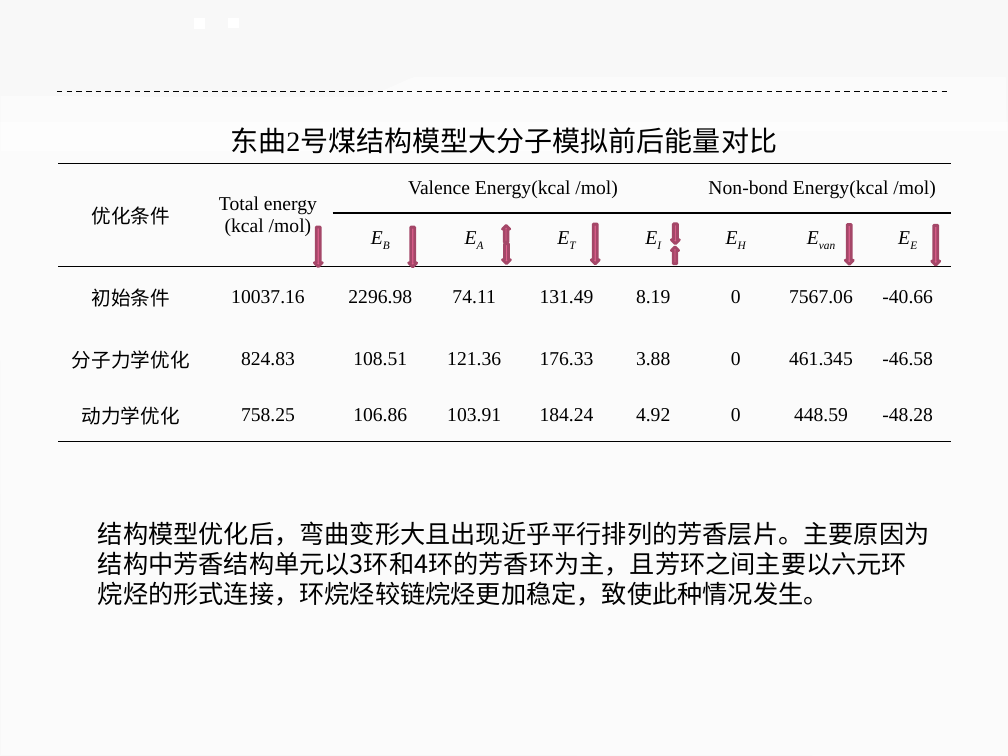
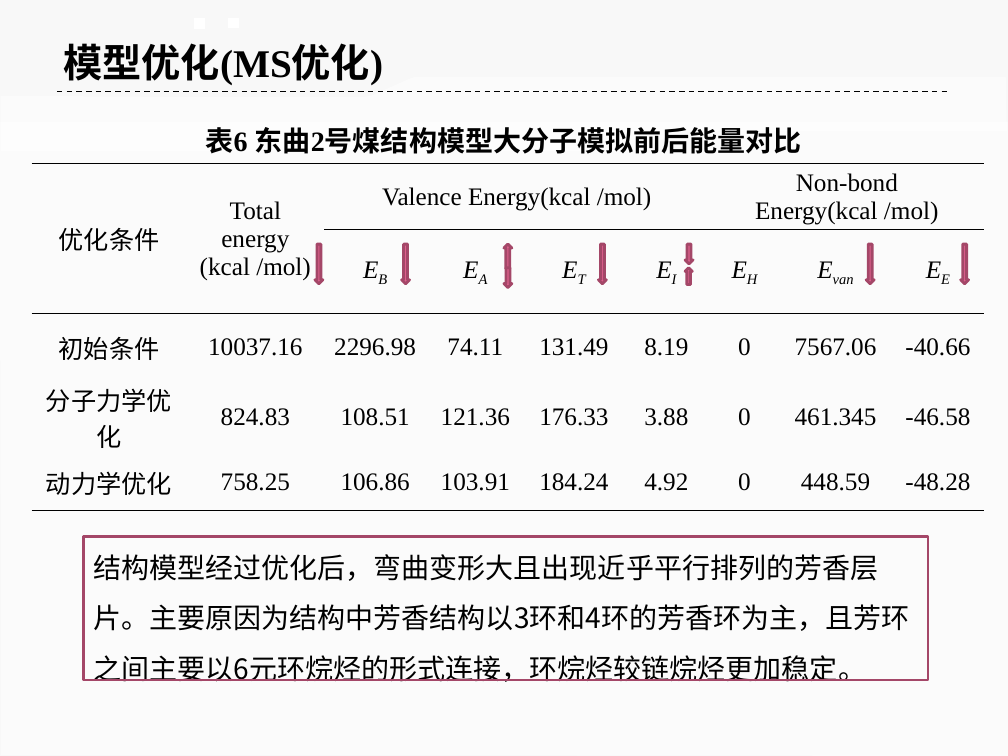
Before and after one commit to ilvcr/GraduationProject, a slide deck: slide 21 of ppt/yoghourtppt.pptx (slide 22 before the commit). Drawn at 1008x756 pixels with LibreOffice and Linux fonts; fonts in the diff are those of the drawing. Boxes give left, top, right and bottom in pixels: in the first picture for what was removed or moved away, otherwise in the second. Text is boxed around its words. In the diff, an @@ line names an element or a change of style, - is before the commit and + after.

```diff
--- a/ppt/yoghourtppt.pptx
+++ b/ppt/yoghourtppt.pptx
@@ text added at [63,43,383,85], 28 pt, text #000000, bold @@
+模型优化(MS优化)
@@ text at [206,127,802,154]: text changed; bold on @@
-东曲2号煤结构模型大分子模拟前后能量对比
+表6 东曲2号煤结构模型大分子模拟前后能量对比
@@ table at [31,163,985,499] @@
@@ size 14 to 18 pt @@
@@ table: place and size @@
-table at [58,163,952,442]
+table at [31,163,985,499]
@@ down arrow: place and size @@
-down arrow at [314,227,323,266]
+down arrow at [314,244,323,283]
@@ down arrow: place and size @@
-down arrow at [409,227,417,266]
+down arrow at [401,244,409,283]
@@ down arrow: place and size @@
-down arrow at [503,244,511,264]
+down arrow at [504,268,512,288]
@@ up arrow: place and size @@
-up arrow at [503,226,510,243]
+up arrow at [504,244,512,268]
@@ down arrow: place and size @@
-down arrow at [592,224,600,263]
+down arrow at [599,244,607,283]
@@ down arrow: place and size @@
-down arrow at [671,224,679,244]
+down arrow at [685,244,694,264]
@@ up arrow: place and size @@
-up arrow at [671,247,678,264]
+up arrow at [685,268,692,285]
@@ down arrow: place and size @@
-down arrow at [846,225,854,264]
+down arrow at [866,244,874,283]
@@ down arrow: place and size @@
-down arrow at [931,226,939,265]
+down arrow at [961,244,969,283]
@@ rectangle added at [84,536,928,679], outline #A44768 2 pt @@
@@ text at [93,554,910,682]: text changed; size 18 to 20 pt @@
-结构模型优化后，弯曲变形大且出现近乎平行排列的芳香层片。主要原因为结构中芳香结构单元以3环和4环的芳香环为主，且芳环之间主要以六元环烷烃的形式连接，环烷烃较链烷烃更加稳定，致使此种情况发生。
+结构模型经过优化后，弯曲变形大且出现近乎平行排列的芳香层片。主要原因为结构中芳香结构以3环和4环的芳香环为主，且芳环之间主要以6元环烷烃的形式连接，环烷烃较链烷烃更加稳定。
```
Also in this commit, not shown: 40 other slides changed, 4 slides added, 15 slides removed, 3 other files.
